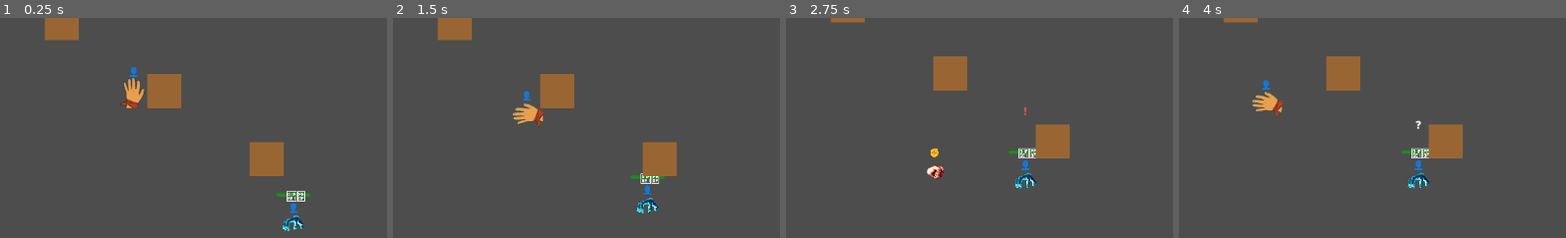
Above: before the commit, frames 1-4 (left to right).
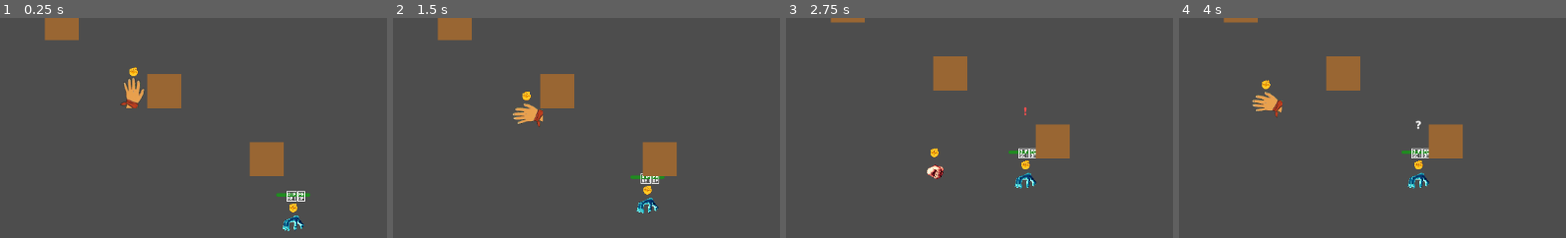
Above: after the commit, the same moments.

Repository: LouisZCode/rogue_hands_action_v1
Game: Godot game, scene res://scenes/main.tscn
The game is run twice, just before and just after one commit, with the same random seed, the same clock (stepped at 60 frames per second) and the same inputs.
Inputs:
- Up to frame 1 (0.25 s): no input
- Up to frame 2 (1.5 s): hold Right (move_right) 0.53-1.28 s; tap Space (attack) at 0.6 s; hold Down (move_down) from 1.28 s (still down); tap S (gesture_paper) at 1.35 s
- Up to frame 3 (2.75 s): release Down (move_down) at 2.03 s; hold Right (move_right) from 2.03 s (still down); hold A (gesture_rock) from 2.03 s (still down)
- Up to frame 4 (4 s): release Right (move_right) at 2.78 s; release A (gesture_rock) at 2.78 s; hold Up (move_up) 2.78-3.53 s; tap D (gesture_scissors) at 2.85 s; hold Left (move_left) from 3.53 s (still down); tap Space (attack) at 3.6 s
The pictures show only the part of the screen within x 40-90%, y 33-83%; the shares and areas given below are measured in that part.

The runs differ from the first frame. In frame 1, 0.2% of the frame differs, in the area x 33-77%, y 22-89%; in frame 2, 0.2%; in frame 3, less than 0.1%; in frame 4, 0.2%.

Commit message:
Better visual feedback

Diff:
--- a/Scripts/DamageNumber.gd
+++ b/Scripts/DamageNumber.gd
@@ -20,11 +20,11 @@
 	if is_tie:
 		label.text = "TIE!"
 		label.label_settings.font_color = Color.YELLOW
-		label.label_settings.font_size = 20
+		label.label_settings.font_size = 40  # Doubled from 20
 	elif amount <= 0:
 		label.text = "BLOCK!"
 		label.label_settings.font_color = Color.CYAN
-		label.label_settings.font_size = 18
+		label.label_settings.font_size = 36  # Doubled from 18
 	else:
 		label.text = str(amount)
 		# Color based on damage category and direction
@@ -33,29 +33,29 @@
 			match category:
 				1: # LIGHT
 					label.label_settings.font_color = Color.ORANGE_RED
-					label.label_settings.font_size = 18
+					label.label_settings.font_size = 36  # Doubled from 18
 				2: # NORMAL
 					label.label_settings.font_color = Color.RED
-					label.label_settings.font_size = 24
+					label.label_settings.font_size = 48  # Doubled from 24
 				3: # HEAVY
 					label.label_settings.font_color = Color.DARK_RED
-					label.label_settings.font_size = 28
+					label.label_settings.font_size = 56  # Doubled from 28
 		else:
 			# Blue shades for damage dealt by player
 			match category:
 				1: # LIGHT
 					label.label_settings.font_color = Color.LIGHT_BLUE
-					label.label_settings.font_size = 18
+					label.label_settings.font_size = 36  # Doubled from 18
 				2: # NORMAL
 					label.label_settings.font_color = Color.BLUE
-					label.label_settings.font_size = 24
+					label.label_settings.font_size = 48  # Doubled from 24
 				3: # HEAVY
 					label.label_settings.font_color = Color.DARK_BLUE
-					label.label_settings.font_size = 28
+					label.label_settings.font_size = 56  # Doubled from 28
 
-	# Animate movement (float upward with slight random spread)
-	var random_x_offset = randf_range(-20, 20)
-	var target_position = global_position + Vector2(random_x_offset, -80)
+	# Animate movement (float upward with slight random spread) - 60% closer
+	var random_x_offset = randf_range(-8, 8)  # Reduced from ±20 to ±8
+	var target_position = global_position + Vector2(random_x_offset, -32)  # Reduced from -80 to -32
 
 	movement_tween = create_tween()
 	movement_tween.set_ease(Tween.EASE_OUT)
@@ -74,10 +74,10 @@
 	# Configure for healing
 	label.text = "+" + str(amount)
 	label.label_settings.font_color = Color.GREEN
-	label.label_settings.font_size = 20
+	label.label_settings.font_size = 40  # Doubled from 20
 
-	# Animate movement (float upward)
-	var target_position = global_position + Vector2(0, -60)
+	# Animate movement (float upward) - 60% closer
+	var target_position = global_position + Vector2(0, -24)  # Reduced from -60 to -24
 
 	movement_tween = create_tween()
 	movement_tween.set_ease(Tween.EASE_OUT)
--- a/Scripts/Enemy.gd
+++ b/Scripts/Enemy.gd
@@ -712,7 +712,7 @@
 		Stance.SCISSORS:
 			sprite.texture = preload("res://assets/test_sprites/scissor_enemy.png")
 
-	stance_label.text = stance_symbols[current_stance]
+	# stance_label.text = stance_symbols[current_stance]  # Disabled stance emoji display
 	update_health_bar()
 	update_defense_point_visual()
 
--- a/Scripts/Player.gd
+++ b/Scripts/Player.gd
@@ -469,7 +469,7 @@
 			if rotation_tween: rotation_tween.kill()  # Stop any rotation tweens
 			current_animation_state = "scissors"
 
-	stance_label.text = stance_symbols[current_stance]
+	# stance_label.text = stance_symbols[current_stance]  # Disabled stance emoji display
 
 func update_animation_state(delta):
 	# Handle animation transitions based on movement and state
--- a/scenes/Enemy.tscn
+++ b/scenes/Enemy.tscn
@@ -76,6 +76,7 @@
 
 [node name="StunIndicator" type="Label" parent="."]
 visible = false
+scale = Vector2(2, 2)
 anchors_preset = 8
 anchor_left = 0.5
 anchor_top = 0.5
--- a/scenes/Player.tscn
+++ b/scenes/Player.tscn
@@ -161,10 +161,11 @@
 anchor_top = 0.5
 anchor_right = 0.5
 anchor_bottom = 0.5
-offset_left = -15.0
-offset_top = -60.0
-offset_right = 15.0
-offset_bottom = -40.0
+offset_left = -30.0
+offset_top = -80.0
+offset_right = 30.0
+offset_bottom = -20.0
+scale = Vector2(2, 2)
 text = "💫"
 horizontal_alignment = 1
 vertical_alignment = 1
